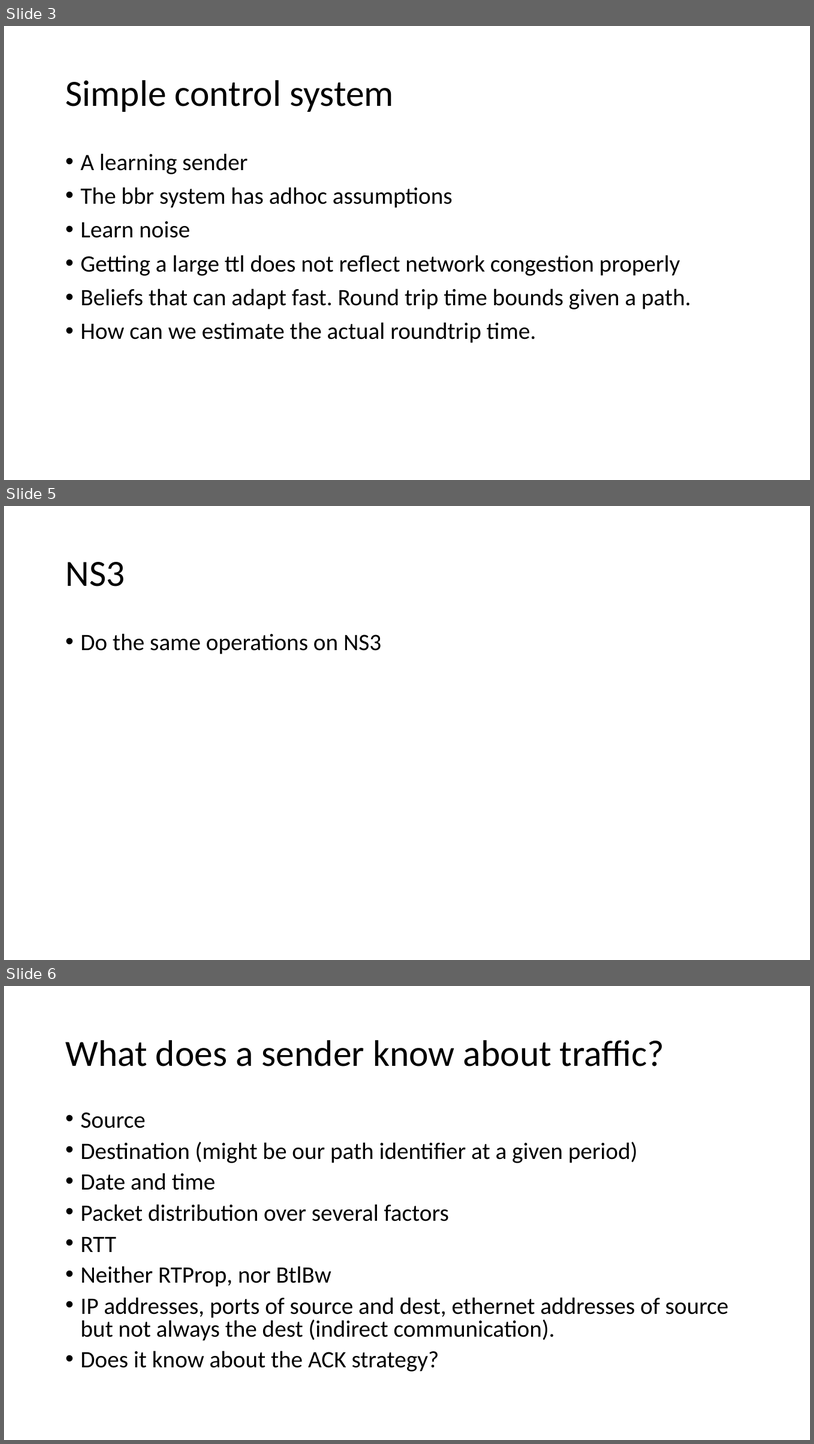
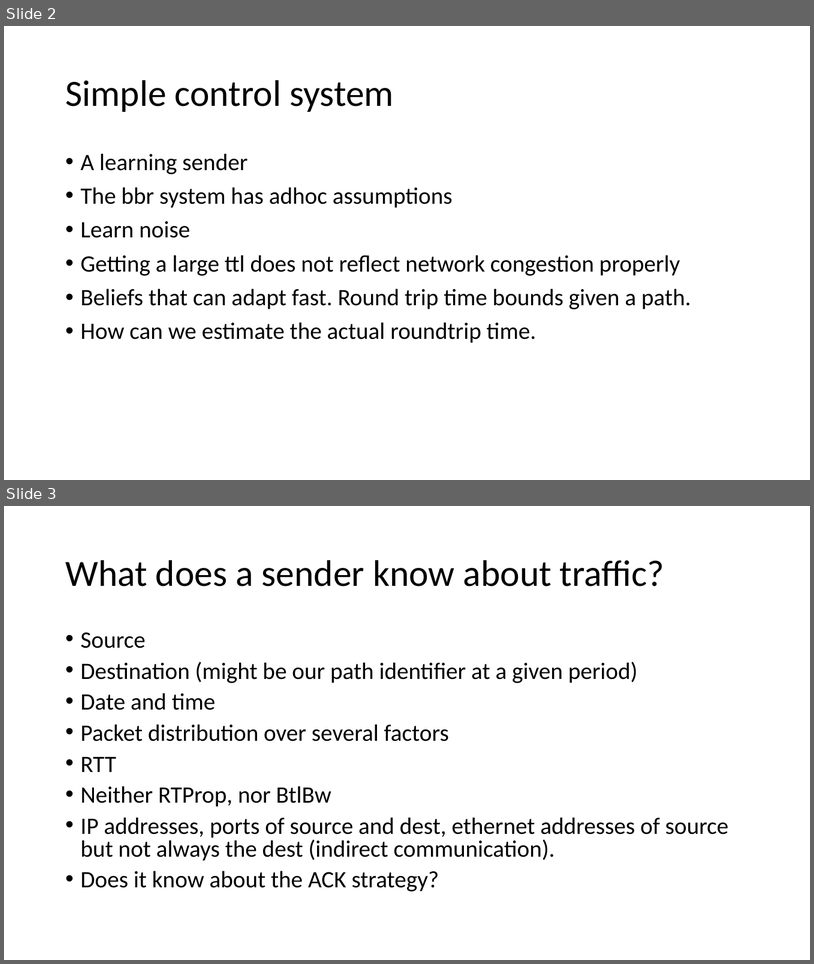
Before and after one commit to adhocmaster/pyns, a slide deck: doc/plan.pptx. Shown one above the other, each under a label of ours: slides 3, 5 and 6 before the commit, slides 2 and 3 after it; the slides between them are not shown. The pictures are 814x1444 and 814x964 pixels, drawn with LibreOffice and Linux fonts; fonts in the diff are those of the drawing. Boxes give left, top, right and bottom in pixels: in the first picture for what was removed or moved away, otherwise in the second. Text is boxed around its words. In the diff, an @@ line names an element or a change of style, - is before the commit and + after.

```diff
--- a/doc/plan.pptx
+++ b/doc/plan.pptx
@@ slide 5 removed at box(4, 506, 810, 960), background #FFFFFF @@
@@ title removed at box(65, 562, 125, 586) @@
-NS3
@@ text removed at box(81, 633, 381, 654) @@
-• Do the same operations on NS3
@@ what was slide 3 is now slide 2 @@
@@ what was slide 6 is now slide 3 @@
```
Also in this commit, not shown: 3 other slides removed, 1 other file.
